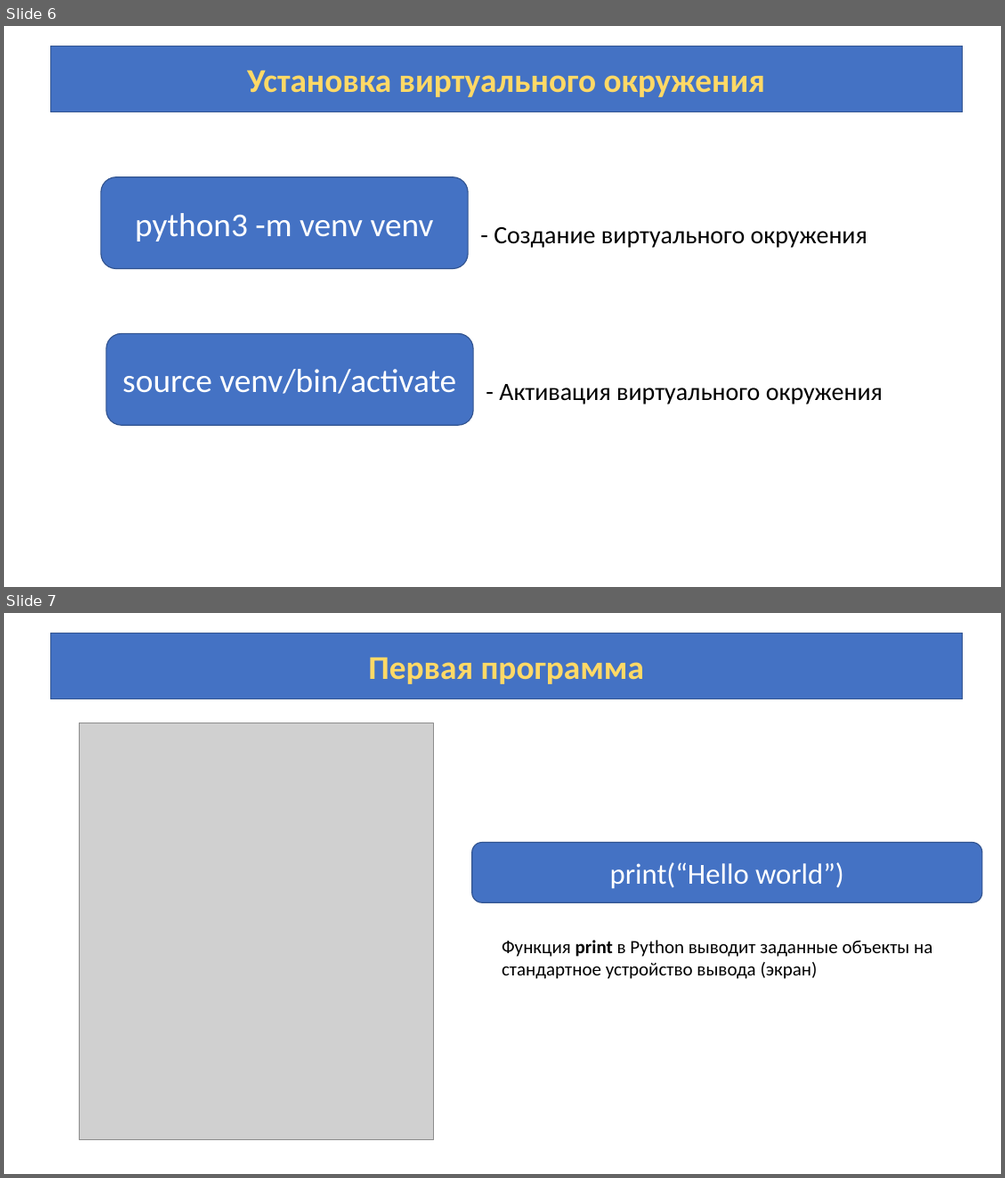
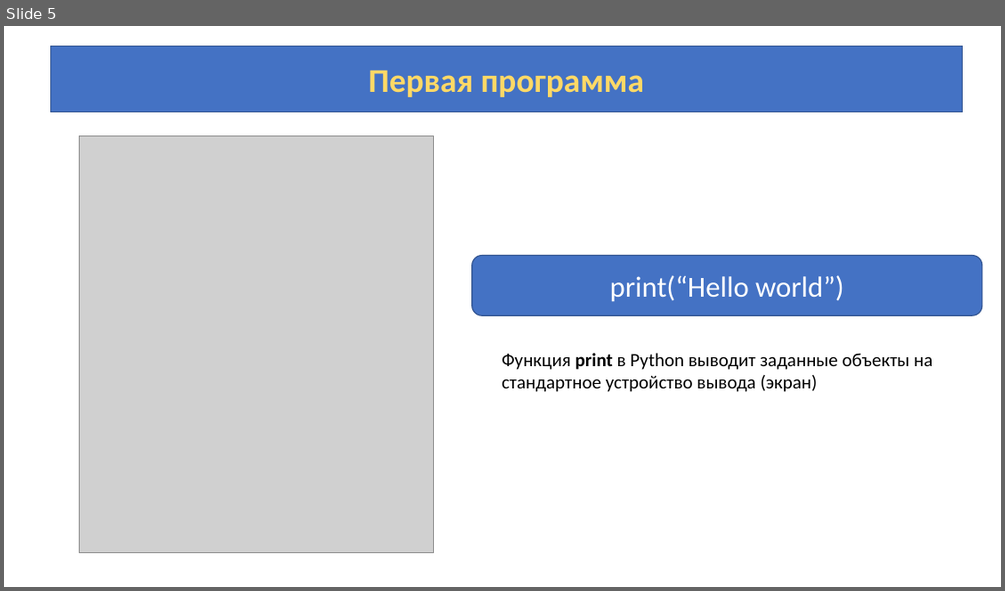
Before and after one commit to azamat7087/python-lessons, a slide deck: lesson 1/Lesson 1.pptx. Shown one above the other, each under a label of ours: slides 6 and 7 before the commit, slide 5 after it. The pictures are 1005x1178 and 1005x591 pixels, drawn with LibreOffice and Linux fonts; fonts in the diff are those of the drawing; grey boxes stand for pictures. Boxes give left, top, right and bottom in pixels: in the first picture for what was removed or moved away, otherwise in the second. Text is boxed around its words. In the diff, an @@ line names an element or a change of style, - is before the commit and + after.

Commit message:
updated a presentation

```diff
--- a/lesson 1/Lesson 1.pptx
+++ b/lesson 1/Lesson 1.pptx
@@ slide 6 removed at (4, 26, 1001, 587), background #FFFFFF @@
@@ rectangle removed at (50, 46, 962, 112) @@
-Установка виртуального окружения
@@ rounded rectangle removed at (101, 177, 469, 268) @@
-python3 -m venv venv
@@ text removed at (494, 227, 867, 248) @@
-- Создание виртуального окружения
@@ rounded rectangle removed at (106, 333, 474, 425) @@
-source venv/bin/activate
@@ text removed at (499, 384, 882, 404) @@
-- Активация виртуального окружения
@@ what was slide 7 is now slide 5 @@
```
Also in this commit, not shown: 1 other slide removed, 1 other file.
